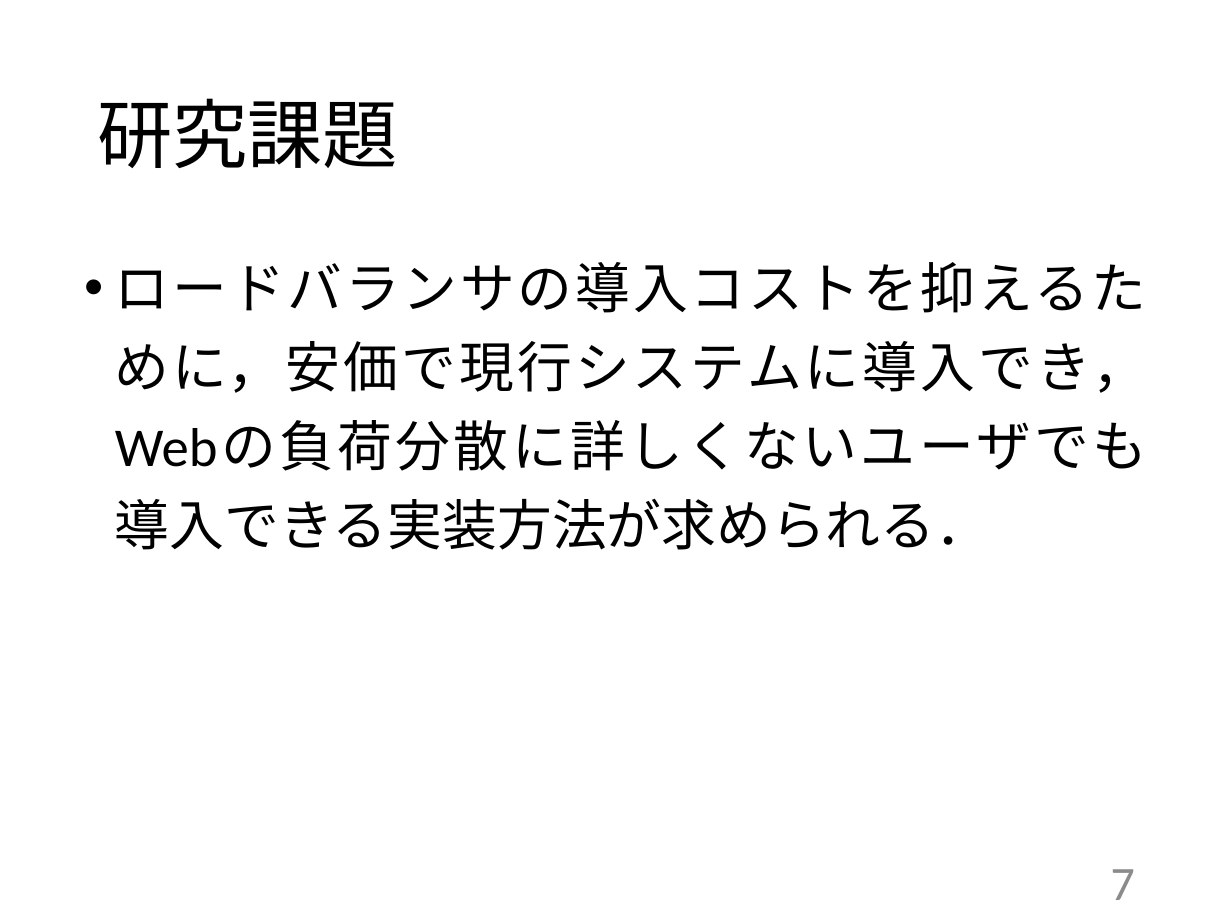
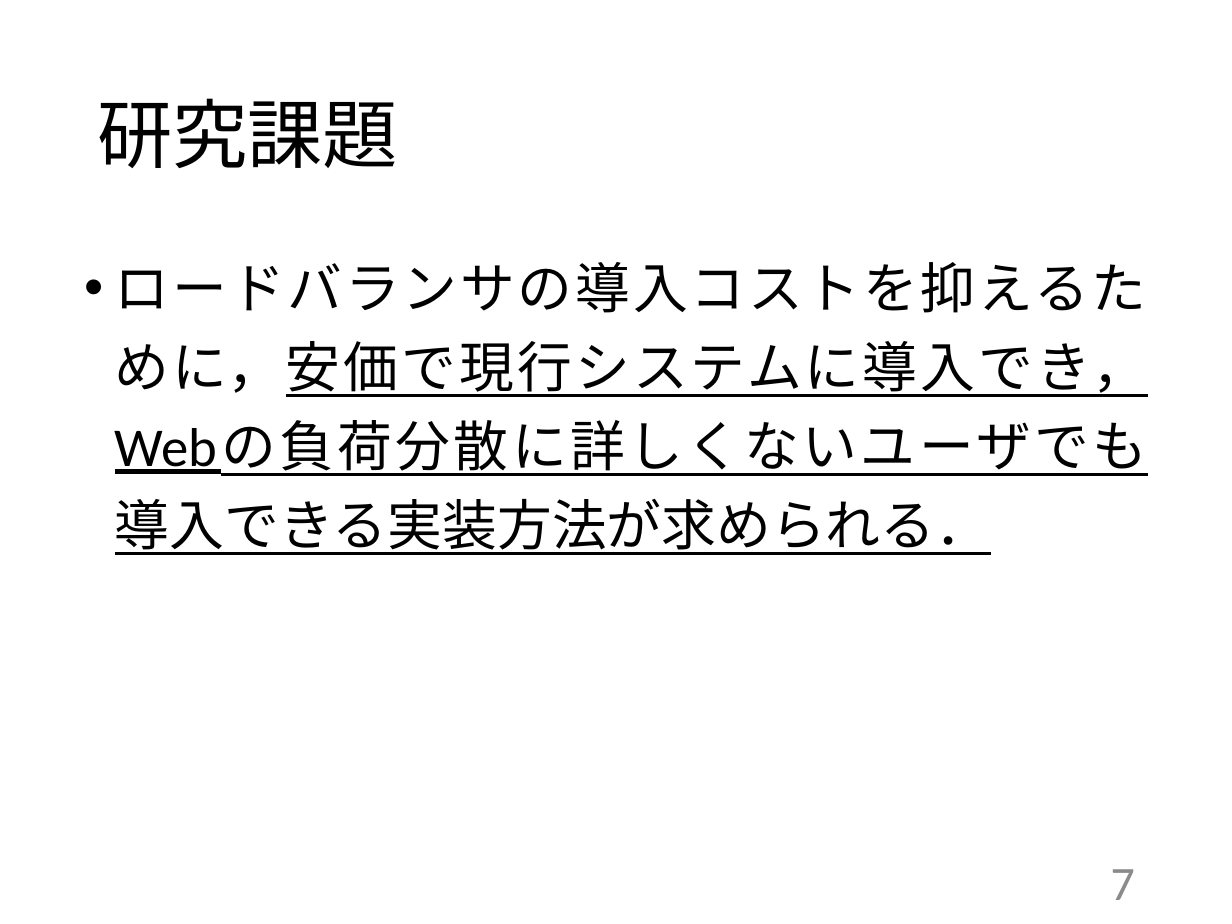
Before and after one commit to kait-takanolab/1821086_matsuo_thesis, a slide deck: slide 7 of 発表用/1821086_卒業研究発表会.pptx. Drawn at 1232x924 pixels with LibreOffice and Linux fonts; fonts in the diff are those of the drawing. Boxes give left, top, right and bottom in pixels: in the first picture for what was removed or moved away, otherwise in the second. Text is boxed around its words. In the diff, an @@ line names an element or a change of style, - is before the commit and + after.

```diff
--- a/発表用/1821086_卒業研究発表会.pptx
+++ b/発表用/1821086_卒業研究発表会.pptx
@@ text "ロードバランサの導入コストを抑えるために，安価で現行システムに導入でき，Webの負荷分散に詳しくないユーザでも導入できる ..." at (115, 262, 1147, 397): underline on in "ロードバランサの導入コストを抑えるために，安価で現行システムに導入でき，Webの負荷分散に詳しくないユーザでも導入できる ..." @@
```
Also in this commit, not shown: 4 other slides changed, 3 other files.
